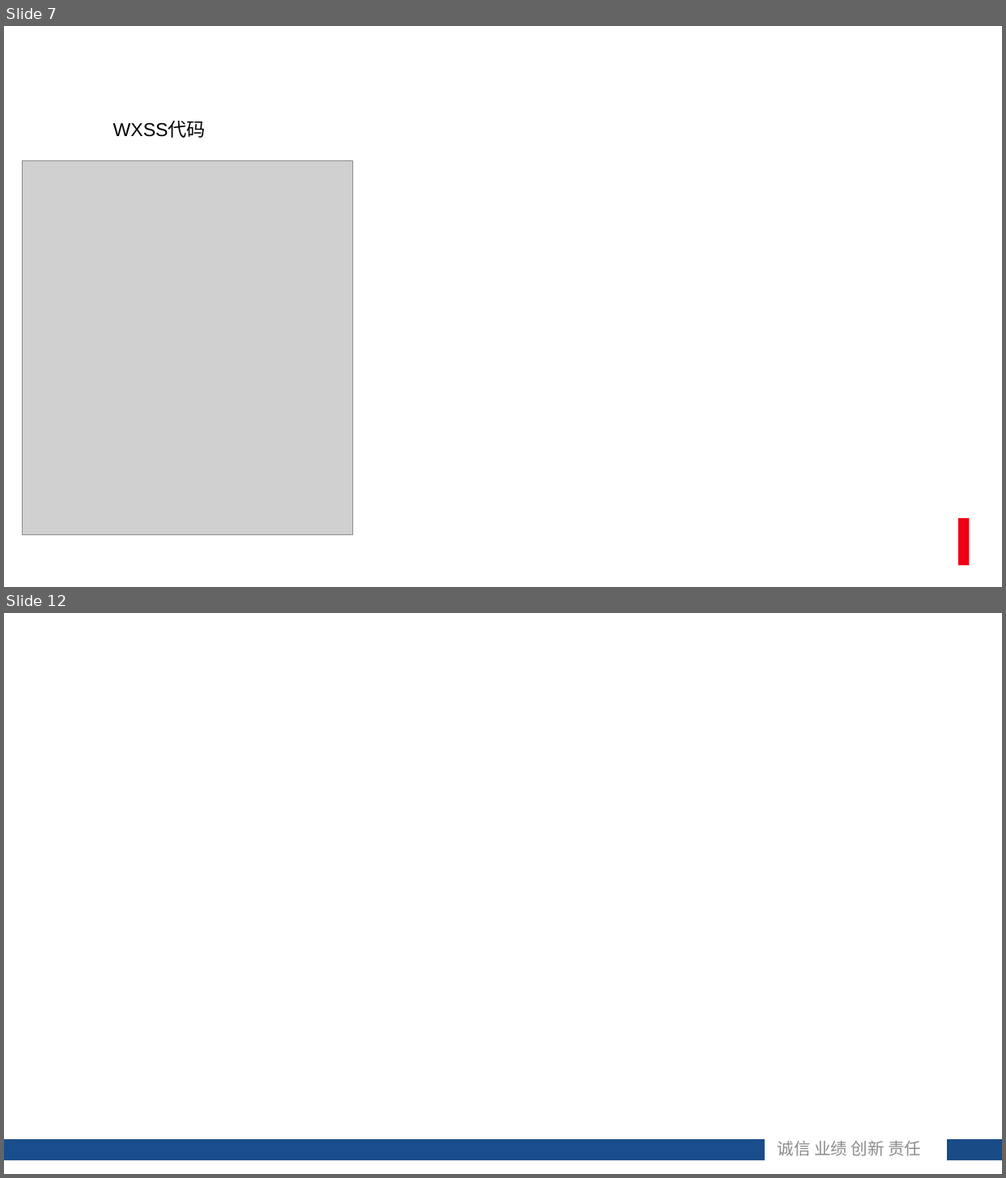
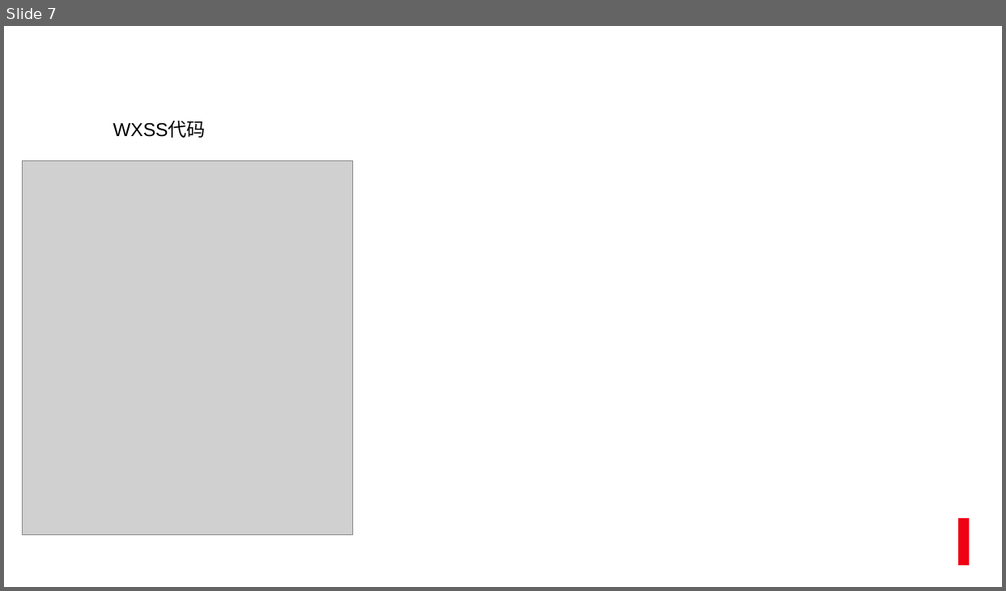
Before and after one commit to roet80736/WXMiniTraining, a slide deck: 微信小程序初级入门.pptx. Shown one above the other, each under a label of ours: slides 7 and 12 before the commit, slide 7 after it; the slides between them are not shown. The pictures are 1006x1178 and 1006x591 pixels, drawn with LibreOffice and Linux fonts; fonts in the diff are those of the drawing; grey boxes stand for pictures; background and template pictures are left out. Boxes give left, top, right and bottom in pixels: in the first picture for what was removed or moved away, otherwise in the second. Text is boxed around its words. In the diff, an @@ line names an element or a change of style, - is before the commit and + after.

```diff
--- a/微信小程序初级入门.pptx
+++ b/微信小程序初级入门.pptx
@@ slide 12 removed at box(4, 613, 1002, 1174), background #FFFFFF @@
@@ rectangle removed at box(4, 1140, 765, 1161) @@
@@ text removed at box(778, 1141, 921, 1157) @@
-诚信 业绩 创新 责任
@@ rectangle removed at box(948, 1140, 1002, 1161) @@
```
Also in this commit, not shown: 2 slides added, 3 other slides removed.
